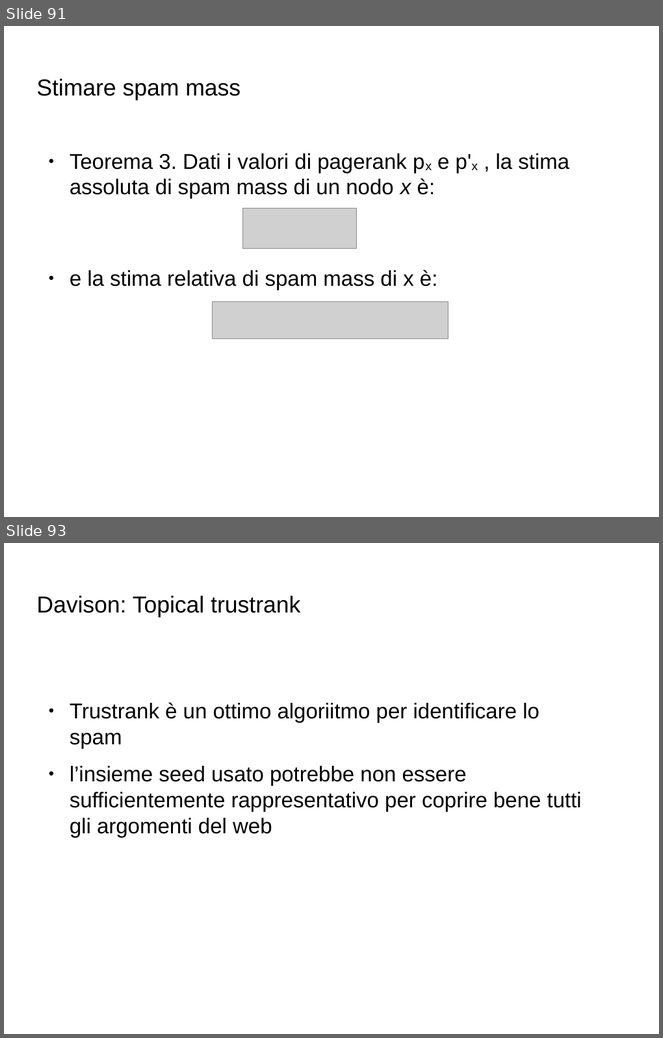
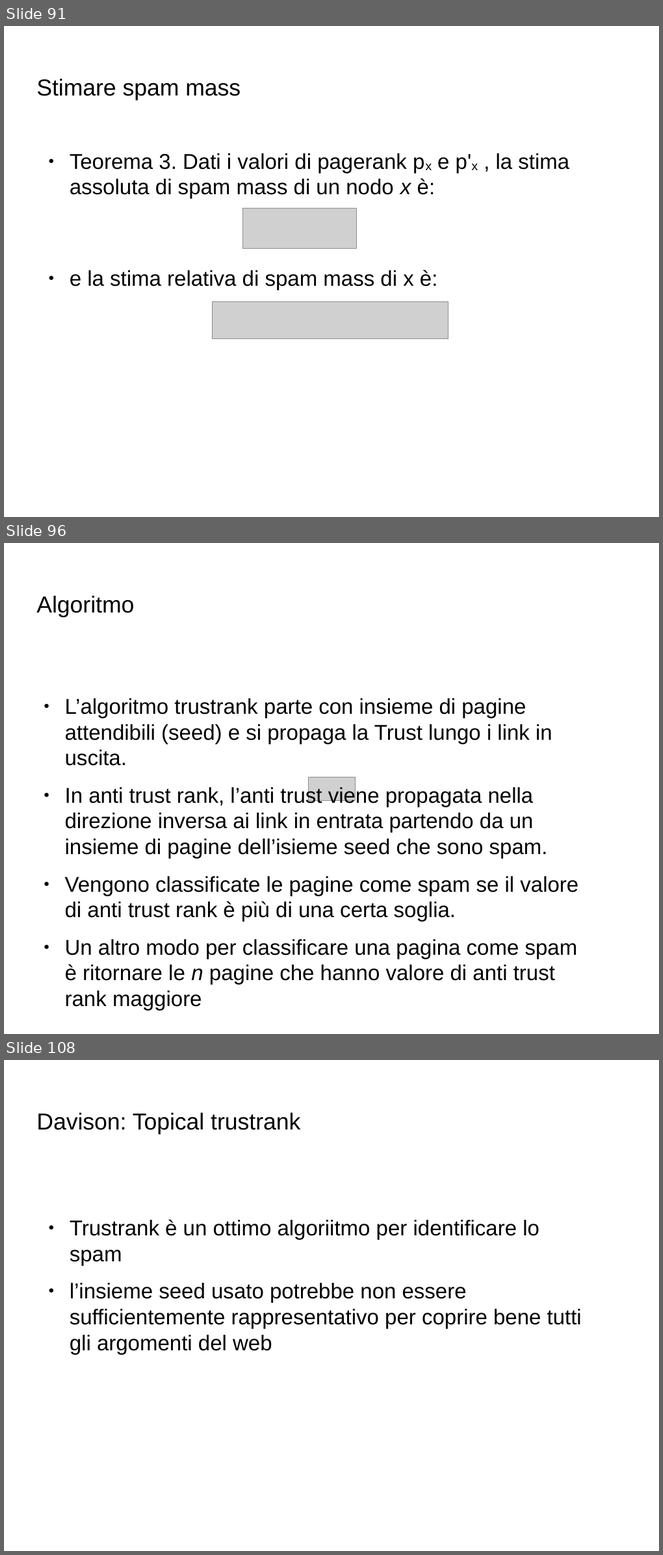
Before and after one commit to Toolanto/presentation, a slide deck: presentazione.odp. Shown one above the other, each under a label of ours: slides 91 and 93 before the commit, slides 91, 96 and 108 after it; the slides between them are not shown. The pictures are 663x1038 and 663x1555 pixels, drawn with LibreOffice and Linux fonts; fonts in the diff are those of the drawing; grey boxes stand for pictures; background and template pictures are left out. Boxes give left, top, right and bottom in pixels: in the first picture for what was removed or moved away, otherwise in the second. Text is boxed around its words. In the diff, an @@ line names an element or a change of style, - is before the commit and + after.

Commit message:
add anti trust

```diff
--- a/presentazione.odp
+++ b/presentazione.odp
@@ slide 96 added at [4,543,659,1034], background picture (left out) @@
@@ title added at [36,596,134,618], 28 pt, text #000000 @@
+Algoritmo
@@ text added at [65,698,579,985], 26 pt, text #000000 @@
+● L’algoritmo trustrank parte con insieme di pagine attendibili (seed) e si propaga la Trust lungo i link in uscita.
+● In anti trust rank, l’anti trust viene propagata nella direzione inversa ai link in entrata partendo da un insieme di pagine dell’isieme seed che sono spam.
+● Vengono classificate le pagine come spam se il valore di anti trust rank è più di una certa soglia.
+● Un altro modo per classificare una pagina come spam è ritornare le n pagine che hanno valore di anti trust rank maggiore
@@ picture added at [308,777,356,800] @@
@@ what was slide 93 is now slide 108 @@
```
Also in this commit, not shown: 4 slides changed, 14 other slides added.
